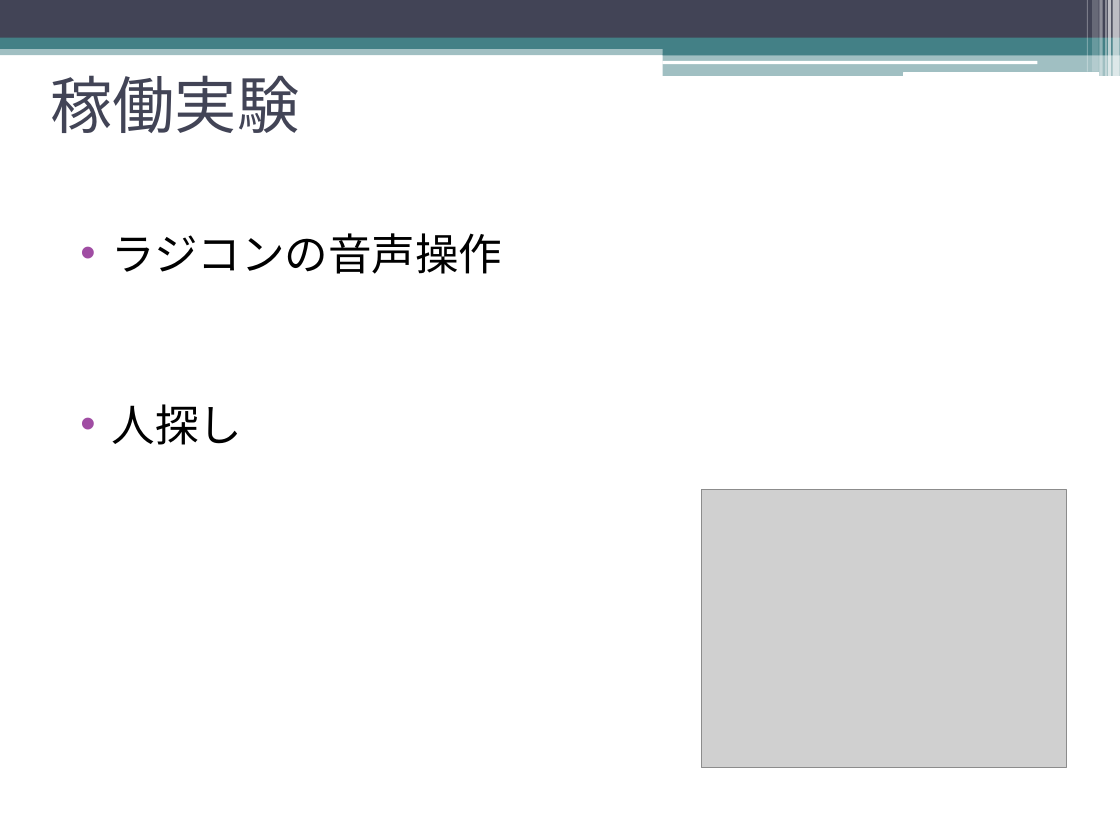
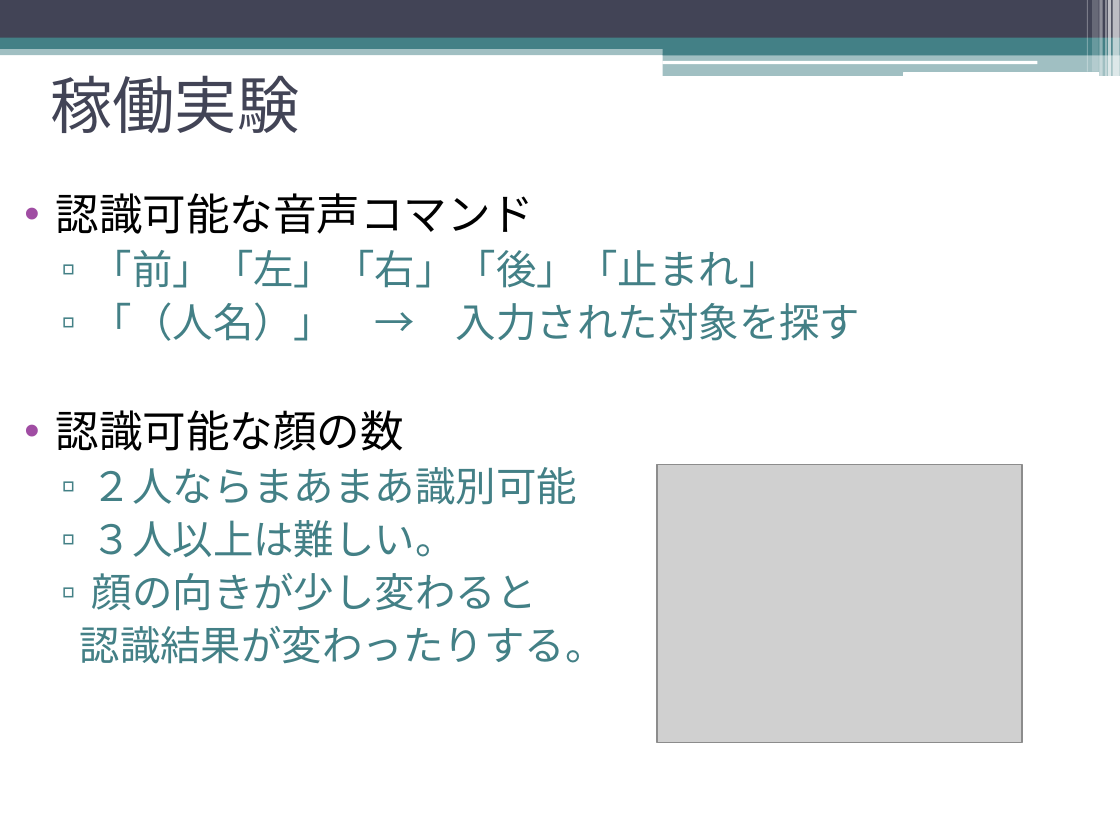
Before and after one commit to Shell-Wataru/AutoRecognition, a slide deck: slide 4 of RecogSlide.pptx (slide 5 before the commit). Drawn at 1120x840 pixels with LibreOffice and Linux fonts; fonts in the diff are those of the drawing; grey boxes stand for pictures. Boxes give left, top, right and bottom in pixels: in the first picture for what was removed or moved away, otherwise in the second. Text is boxed around its words. In the diff, an @@ line names an element or a change of style, - is before the commit and + after.

```diff
--- a/RecogSlide.pptx
+++ b/RecogSlide.pptx
@@ text added at (56,193,861,664), 26 pt, text #438086 @@
+• 認識可能な音声コマンド
+  ▫ 「前」「左」「右」「後」「止まれ」
+  ▫ 「（人名）」 → 入力された対象を探す
+• 認識可能な顔の数
+  ▫ ２人ならまあまあ識別可能
+  ▫ ３人以上は難しい。
+  ▫ 顔の向きが少し変わると
+  認識結果が変わったりする。
@@ text removed at (112,233,503,445) @@
-• ラジコンの音声操作
-• 人探し
@@ picture: place and size @@
-picture at (701,489,1066,767)
+picture at (657,464,1023,741)
```
Also in this commit, not shown: 7 other slides changed, 5 other files.
